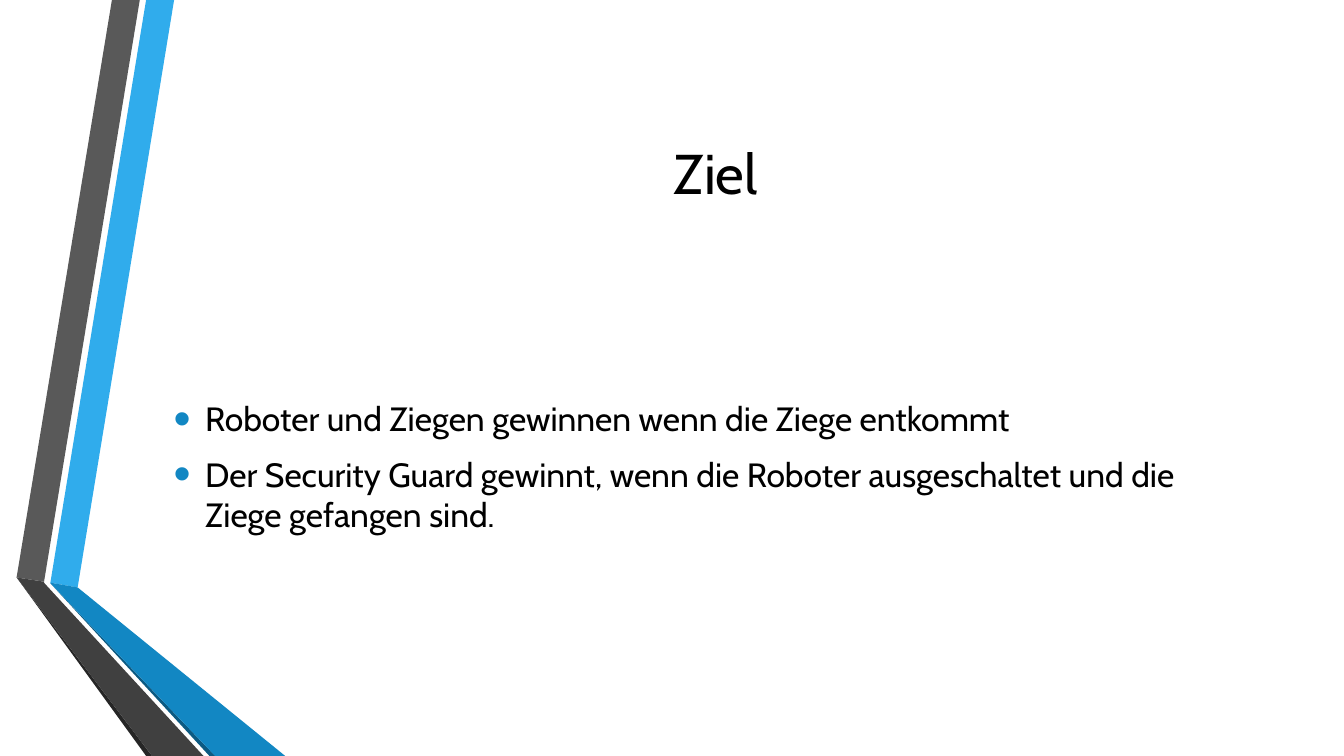
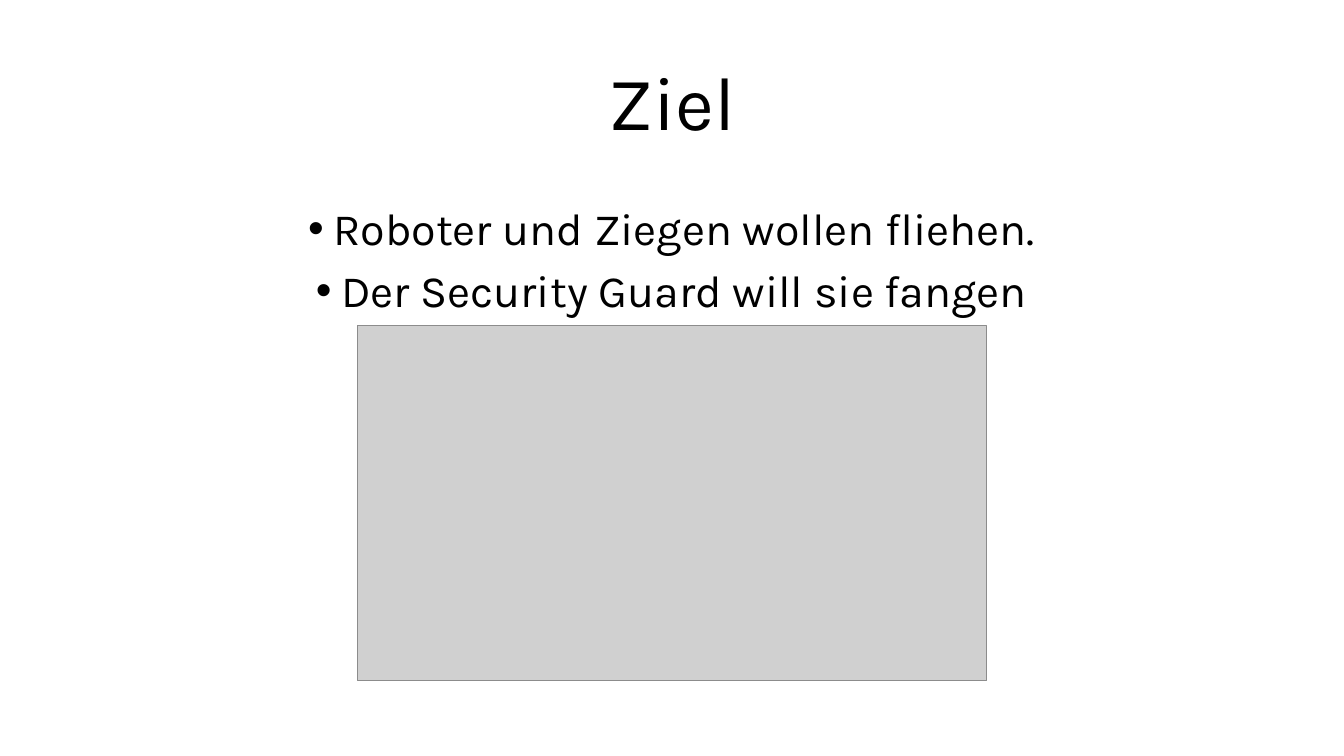
Before and after one commit to verifizieren/iGOAT, a slide deck: slide 4 of Presentation/Gruppe10(Präsentation1).pptx (slide 2 before the commit). Drawn at 1344x756 pixels with LibreOffice and Linux fonts; fonts in the diff are those of the drawing; grey boxes stand for pictures; background and template pictures are left out. Boxes give left, top, right and bottom in pixels: in the first picture for what was removed or moved away, otherwise in the second. Text is boxed around its words. In the diff, an @@ line names an element or a change of style, - is before the commit and + after.

Commit message:
update presentation

```diff
--- a/Presentation/Gruppe10(Präsentation1).pptx
+++ b/Presentation/Gruppe10(Präsentation1).pptx
@@ title "Ziel": place and size @@
-title "Ziel" at <box>674,152,758,195</box>
+title "Ziel" at <box>608,78,735,131</box>
@@ title "Ziel" at <box>608,78,735,131</box>: size 40 to 54 pt, font Cabin to Karla; line spacing 1 to 0.9 @@
@@ text "Roboter und Ziegen wollen fliehen." at <box>333,214,1035,318</box>: vertical alignment middle to top @@
@@ text at <box>333,214,1035,318</box>: text changed; size 24 to 32 pt; font Cabin to Karla @@
-• Roboter und Ziegen gewinnen wenn die Ziege entkommt
-• Der Security Guard gewinnt, wenn die Roboter ausgeschaltet und die Ziege gefangen sind.
+• Roboter und Ziegen wollen fliehen.
+• Der Security Guard will sie fangen
@@ picture added at <box>357,326,986,681</box> @@
@@ group removed at <box>16,0,285,756</box>: 6 freeform shapes @@
```
Also in this commit, not shown: 3 other slides changed, 5 slides added, 4 slides removed.
